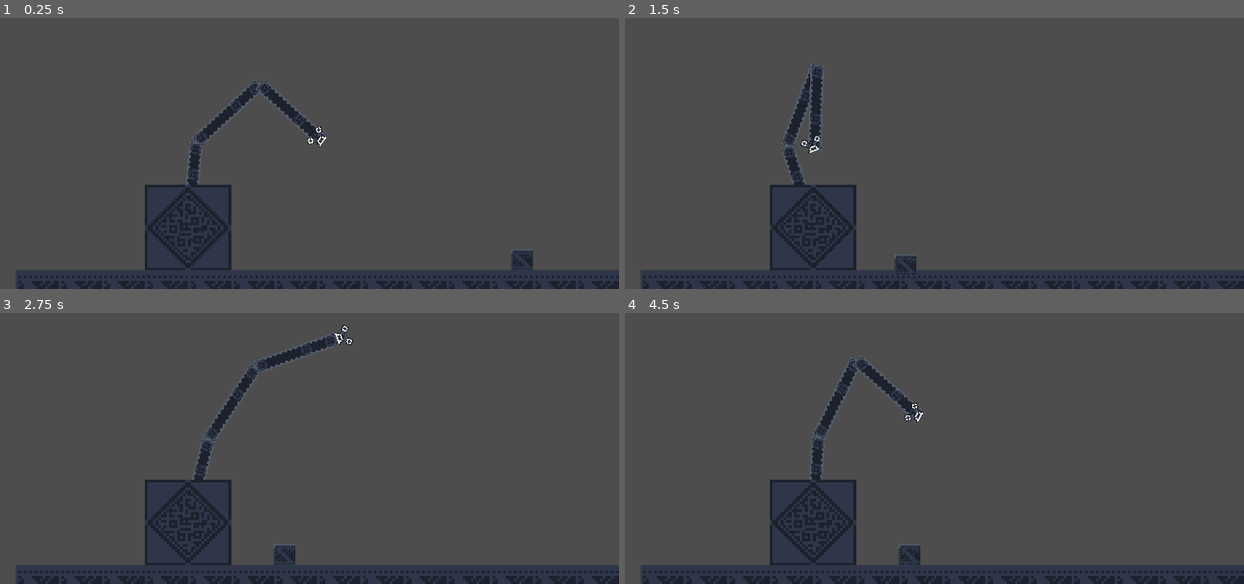
Above: before the commit, frames 1-4 (two rows, left to right).
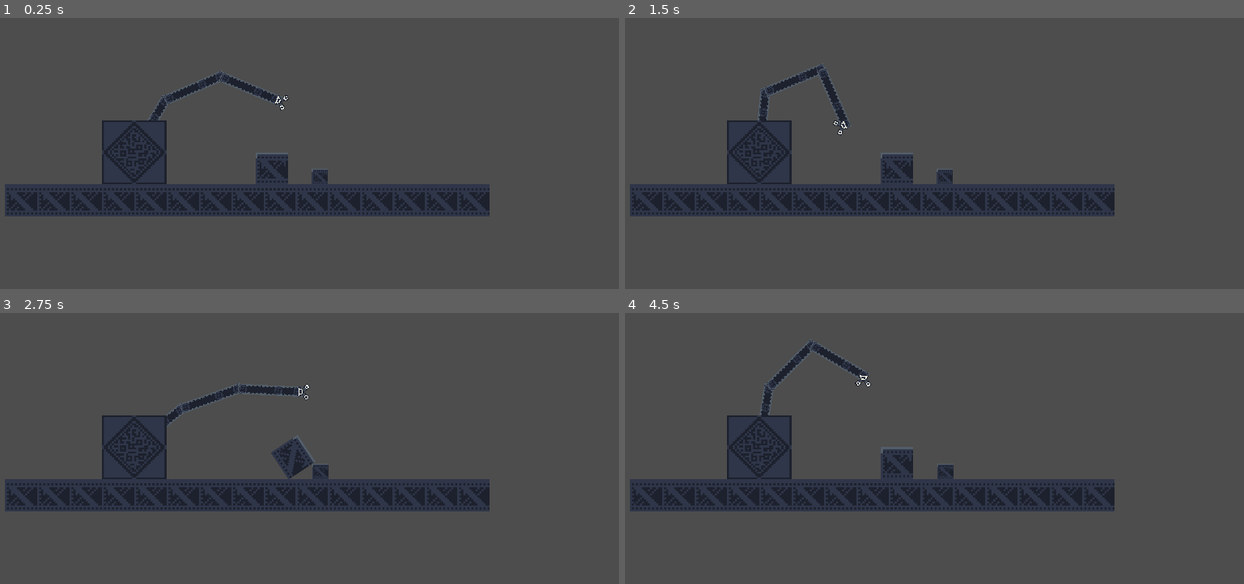
Above: after the commit, the same moments.

Repository: Katsutoshii/graftedgear
Game: Godot game, scene res://test.tscn
The game is run twice, just before and just after one commit, with the same random seed, the same clock (stepped at 60 frames per second) and the same inputs.
Inputs (mouse positions are in pixels of both pictures, inside the frame that each line leads up to):
- Up to frame 1 (0.25 s): no input
- Up to frame 2 (1.5 s): drag from (1144, 259) to (915, 126) at 0.52 s; drag from (792, 126) to (891, 180) at 1.27 s
- Up to frame 3 (2.75 s): move the mouse to (359, 323) at 2.02 s; click (359, 323) at 2.1 s
- Up to frame 4 (4.5 s): drag from (891, 475) to (724, 348) at 2.77 s; move the mouse to (1114, 456) at 3.52 s; click (1114, 456) at 3.6 s; drag from (724, 348) to (1070, 462) at 4.27 s

The runs differ from the first frame. In frame 1, 23% of the frame differs, in the area x 0-100%, y 19-100%; in frame 2, 23%; in frame 3, 24%, in the area x 0-100%, y 4-100%; in frame 4, 24%.

Commit message:
Physics tuning

Diff:
--- /dev/null
+++ b/common/groups.gd
@@ -0,0 +1,5 @@
+class_name Groups
+
+const Claw = "Claw"
+const Draggable = "Draggable"
+const Ground = "Ground"
--- a/items/draggable.gd
+++ b/items/draggable.gd
@@ -1,7 +1,6 @@
+class_name Draggable
 extends RigidBody2D
 
-# Whether the item is selected or not.
-var selected: bool = false
 # How quicky to follow to pointer.
 @export var follow_speed: float = 2500.
 # Maximum distance used for scaling.
@@ -10,47 +9,35 @@
 @export var drag: float = 10.
 # The starting gravity scale.
 var initial_gravity_scale: float = gravity_scale
+@export var claw: Node2D = null
 
 
-func on_select():
-	selected = true
-	print("on_select")
-	set_gravity_scale(0)
+func set_claw(new_claw: Claw):
+	self.claw = new_claw
+	self.claw.mass += self.mass
+	self.set_gravity_scale(0)
+	self.lock_rotation = true
 
 
-func on_deselect():
-	selected = false
-	print("on_deselect")
-	set_gravity_scale(initial_gravity_scale)
+func release_claw():
+	if self.claw != null:
+		self.claw.mass -= self.mass
+		self.claw = null
+
+	self.set_gravity_scale(initial_gravity_scale)
+	self.lock_rotation = false
 
 
 # Called when the node enters the scene tree for the first time.
 func _ready():
 	print("Ready!")
-	pass  # Replace with function body.
 
 
 # Called every frame. 'delta' is the elapsed time since the previous frame.
-func _physics_process(delta):
-	if selected:
-		var direction: Vector2 = get_global_mouse_position() - global_position
-		var magnitude: float = clamp(direction.length_squared(), 0, max_squared_distance)
-		apply_central_force(delta * follow_speed * (direction.normalized() * magnitude))
-		apply_central_force(-drag * linear_velocity)
-
-
-func _input(event):
-	if selected and event is InputEventMouseButton and event.button_index == MOUSE_BUTTON_LEFT:
-		on_deselect()
-
-func _on_input_event(_viewport, _event, _shape_idx):
-	if not selected and Input.is_action_just_pressed("click"):
-		on_select()
-
-
-func _on_body_entered(body: Node):
-	print("_on_body_entered: ", body.name)
-
-
-func _on_body_exited(body: Node):
-	print("_on_body_exited: ", body.name)
+func _physics_process(_delta):
+	if self.claw != null:
+		# var direction: Vector2 = claw.global_position - global_position
+		# var magnitude: float = clamp(direction.length_squared(), 0, max_squared_distance)
+		# self.apply_central_force(delta * follow_speed * (direction.normalized() * magnitude))
+		# self.apply_central_force(-drag * linear_velocity)
+		self.linear_velocity = self.claw.linear_velocity
--- a/items/draggable.tscn
+++ b/items/draggable.tscn
@@ -10,17 +10,18 @@
 atlas = ExtResource("2_wh28p")
 region = Rect2(192, 0, 16, 16)
 
-[node name="Draggable" type="RigidBody2D"]
+[node name="Draggable" type="RigidBody2D" groups=["Draggable"]]
 texture_filter = 1
+collision_layer = 2
+collision_mask = 7
 input_pickable = true
 script = ExtResource("1_0x7b6")
+follow_speed = 3000.0
+max_squared_distance = 1000.0
+drag = 20.0
 
 [node name="CollisionShape2D" type="CollisionShape2D" parent="."]
 shape = SubResource("RectangleShape2D_1rcp5")
 
 [node name="Sprite2D" type="Sprite2D" parent="."]
 texture = SubResource("AtlasTexture_qowbe")
-
-[connection signal="body_entered" from="." to="." method="_on_body_entered"]
-[connection signal="body_exited" from="." to="." method="_on_body_exited"]
-[connection signal="input_event" from="." to="." method="_on_input_event"]
--- /dev/null
+++ b/player/arm.gd
@@ -0,0 +1,10 @@
+extends Node2D
+
+class_name Arm
+
+@export var base: RigidBody2D
+
+
+# Called when the node enters the scene tree for the first time.
+func _ready():
+	pass  # Replace with function body.
--- a/player/arm.tscn
+++ b/player/arm.tscn
@@ -1,10 +1,9 @@
 [gd_scene load_steps=8 format=3 uid="uid://dinsln64y6yu0"]
 
+[ext_resource type="Script" path="res://player/arm.gd" id="1_0qxui"]
 [ext_resource type="Texture2D" uid="uid://b13u7fifnct77" path="res://terrain/industrial.v2.png" id="1_iogs4"]
 [ext_resource type="PackedScene" uid="uid://cnqmv5c8ln7kl" path="res://player/claw.tscn" id="2_3qhue"]
-[ext_resource type="Script" path="res://player/follow_pointer.gd" id="2_dbjun"]
-
-[sub_resource type="CircleShape2D" id="CircleShape2D_bhipe"]
+[ext_resource type="PackedScene" uid="uid://dus6ipyxedstm" path="res://player/pointer.tscn" id="2_bjx3m"]
 
 [sub_resource type="SkeletonModification2DFABRIK" id="SkeletonModification2DFABRIK_gmbdw"]
 target_nodepath = NodePath("../Claw")
@@ -35,23 +34,20 @@
 [node name="Arm" type="Node2D"]
 texture_filter = 1
 texture_repeat = 2
-scale = Vector2(2, 2)
+script = ExtResource("1_0qxui")
 
-[node name="Claw" parent="." node_paths=PackedStringArray("target") instance=ExtResource("2_3qhue")]
+[node name="Claw" parent="." node_paths=PackedStringArray("arm", "target") instance=ExtResource("2_3qhue")]
 position = Vector2(192, 0)
+arm = NodePath("..")
+drag_speed = 3000.0
+max_squared_distance = 300.0
 target = NodePath("../Pointer")
 
-[node name="Pointer" type="Node2D" parent="." node_paths=PackedStringArray("origin")]
-position = Vector2(196, -12)
-script = ExtResource("2_dbjun")
+[node name="Pointer" parent="." node_paths=PackedStringArray("origin") instance=ExtResource("2_bjx3m")]
+position = Vector2(192, 0)
+follow_speed = 20.0
 origin = NodePath("..")
-
-[node name="Area2D" type="Area2D" parent="Pointer"]
-
-[node name="CollisionShape2D" type="CollisionShape2D" parent="Pointer/Area2D"]
-position = Vector2(-4, 12)
-shape = SubResource("CircleShape2D_bhipe")
-debug_color = Color(0, 0.627451, 0.501961, 0.419608)
+radius = 192.0
 
 [node name="Skeleton2D" type="Skeleton2D" parent="."]
 modification_stack = SubResource("SkeletonModificationStack2D_2phuq")
@@ -59,33 +55,30 @@
 [node name="Joint0" type="Bone2D" parent="Skeleton2D"]
 rest = Transform2D(1, 0, 0, 1, 0, 0)
 auto_calculate_length_and_angle = false
-length = 64.0
+length = 60.0
 bone_angle = 0.0
-metadata/_local_pose_override_enabled_ = true
 
 [node name="Sprite2D" type="Sprite2D" parent="Skeleton2D/Joint0"]
 position = Vector2(32, 0)
 texture = SubResource("AtlasTexture_8uqyf")
 
 [node name="Joint1" type="Bone2D" parent="Skeleton2D/Joint0"]
-position = Vector2(64, 0)
+position = Vector2(60, 0)
 rest = Transform2D(1, 0, 0, 1, 64, 0)
 auto_calculate_length_and_angle = false
-length = 64.0
+length = 60.0
 bone_angle = 0.0
-metadata/_local_pose_override_enabled_ = true
 
 [node name="Sprite2D" type="Sprite2D" parent="Skeleton2D/Joint0/Joint1"]
 position = Vector2(32, 0)
 texture = SubResource("AtlasTexture_8uqyf")
 
 [node name="Joint2" type="Bone2D" parent="Skeleton2D/Joint0/Joint1"]
-position = Vector2(64, 0)
+position = Vector2(60, 0)
 rest = Transform2D(1, 0, 0, 1, 64, 0)
 auto_calculate_length_and_angle = false
-length = 64.0
+length = 60.0
 bone_angle = 0.0
-metadata/_local_pose_override_enabled_ = true
 
 [node name="Sprite2D" type="Sprite2D" parent="Skeleton2D/Joint0/Joint1/Joint2"]
 position = Vector2(32, 0)
@@ -97,7 +90,6 @@
 auto_calculate_length_and_angle = false
 length = 16.0
 bone_angle = 0.0
-metadata/_local_pose_override_enabled_ = true
 
 [node name="Top" type="Sprite2D" parent="Skeleton2D/Joint0/Joint1/Joint2/Claw"]
 position = Vector2(8.00002, 0)
--- a/player/claw.gd
+++ b/player/claw.gd
@@ -1,54 +1,81 @@
+class_name Claw
 extends RigidBody2D
 
-var is_open: bool = true
-var original_collider_color: Color
+@export var is_open: bool = true
+@export var arm: Arm = null
+@export var draggable: Draggable = null
+@export var original_collider_color: Color
 
 # How quicky to follow to pointer.
 @export var follow_speed: float = 2500.
+@export var drag_speed: float = 1000.
 # Maximum distance used for scaling.
 @export var max_squared_distance: float = 100.
 # Amount of drag to apply to the object.
 @export var drag: float = 10.
 @export var target: Node2D
-const RADIUS_SQUARED = (64 * 3 + 16) ^ 2
+@export var pulling: bool
+@export var max_pulling_y_force: float = 800
+@export var min_pulling_y_force: float = 200
+
+
+# Called when the node enters the scene tree for the first time.
+func _ready():
+	self.original_collider_color = $CollisionShape2D.debug_color
 
 
 func on_close():
 	print("close")
-	is_open = false
+	self.is_open = false
 	$CollisionShape2D.debug_color = Color(1, 0, 0, 0.5)
+	if self.draggable != null:
+		self.draggable.set_claw(self)
 
 
 func on_open():
 	print("open")
-	is_open = true
+	self.is_open = true
 	$CollisionShape2D.debug_color = original_collider_color
-
-
-# Called when the node enters the scene tree for the first time.
-func _ready():
-	original_collider_color = $CollisionShape2D.debug_color
+	if self.draggable != null:
+		self.draggable.release_claw()
 
 
 func _physics_process(delta):
-	var direction: Vector2 = target.global_position - global_position
-	var magnitude: float = clamp(direction.length_squared(), 0, max_squared_distance)
-	apply_central_force(delta * follow_speed * (direction.normalized() * magnitude))
-	apply_central_force(-drag * linear_velocity)
+	var direction: Vector2 = target.global_position - self.global_position
+	var magnitude: float = clamp(direction.length_squared(), 0, self.max_squared_distance)
+	if self.pulling and !self.is_open:
+		# direction.y = clamp(direction.y, -800 * delta, -200 * delta)
+		self.arm.base.apply_central_force(
+			delta * drag_speed * magnitude * (-direction.normalized() + 0.3 * Vector2.UP)
+		)
+		self.arm.base.apply_central_force(-drag * linear_velocity)
+	else:
+		self.apply_central_force(delta * follow_speed * (direction.normalized() * magnitude))
+		self.apply_central_force(-drag * linear_velocity)
 
 
 func _input(event: InputEvent):
 	if event is InputEventMouseButton and event.button_index == MOUSE_BUTTON_LEFT:
-		if is_open:
-			on_close()
+		if self.is_open:
+			self.on_close()
 		else:
-			on_open()
+			self.on_open()
 
 
 func _on_area_2d_body_entered(body: Node2D):
-	print("Body entered: ", body.name)
-	# _body.get_parent()
+	print("_on_area_2d_body_entered: ", body.name)
+	if !self.is_open:
+		return
+	if body.is_in_group(Groups.Draggable):
+		self.draggable = body as Draggable
+	elif body.is_in_group(Groups.Ground):
+		self.pulling = true
 
 
-func _on_area_2d_body_exited(_body: Node2D):
-	pass
+func _on_area_2d_body_exited(body: Node2D):
+	print("_on_area_2d_body_exited: ", body.name)
+	if body.is_in_group(Groups.Draggable) and self.draggable != null:
+		self.draggable.release_claw()
+		self.draggable = null
+	elif body.is_in_group(Groups.Ground):
+		self.pulling = false
--- a/player/claw.tscn
+++ b/player/claw.tscn
@@ -1,14 +1,33 @@
-[gd_scene load_steps=3 format=3 uid="uid://cnqmv5c8ln7kl"]
+[gd_scene load_steps=4 format=3 uid="uid://cnqmv5c8ln7kl"]
 
 [ext_resource type="Script" path="res://player/claw.gd" id="1_wth8g"]
 
-[sub_resource type="CircleShape2D" id="CircleShape2D_bynwu"]
+[sub_resource type="RectangleShape2D" id="RectangleShape2D_7ch3n"]
+size = Vector2(10, 10)
 
-[node name="Claw" type="RigidBody2D"]
+[sub_resource type="CircleShape2D" id="CircleShape2D_44rtd"]
+
+[node name="Claw" type="RigidBody2D" groups=["Claw"]]
+collision_layer = 4
+collision_mask = 3
+gravity_scale = 0.5
+lock_rotation = true
 script = ExtResource("1_wth8g")
 follow_speed = 2000.0
 max_squared_distance = 500.0
 drag = 20.0
 
 [node name="CollisionShape2D" type="CollisionShape2D" parent="."]
-shape = SubResource("CircleShape2D_bynwu")
+shape = SubResource("RectangleShape2D_7ch3n")
+
+[node name="Area2D" type="Area2D" parent="."]
+collision_layer = 4
+collision_mask = 3
+
+[node name="CollisionShape2D" type="CollisionShape2D" parent="Area2D"]
+scale = Vector2(1.2, 1.2)
+shape = SubResource("CircleShape2D_44rtd")
+debug_color = Color(0, 0.568627, 0.858824, 0.419608)
+
+[connection signal="body_entered" from="Area2D" to="." method="_on_area_2d_body_entered"]
+[connection signal="body_exited" from="Area2D" to="." method="_on_area_2d_body_exited"]
--- a/player/follow_pointer.gd
+++ b/player/follow_pointer.gd
@@ -1,16 +1,11 @@
-extends Node2D
+extends Area2D
 
 # How quicky to follow to pointer.
 @export var follow_speed: float = 10.
 
 @export var origin: Node2D
-@export var radius: float = 64 * 3 + 16
+@export var radius: float = 60 * 3 + 16
 var radius_squared: float = radius * radius
-
-
-# Called when the node enters the scene tree for the first time.
-func _ready():
-	pass  # Replace with function body.
 
 
 # Called every frame. 'delta' is the elapsed time since the previous frame.
--- a/player/player.tscn
+++ b/player/player.tscn
@@ -12,16 +12,14 @@
 [sub_resource type="RectangleShape2D" id="RectangleShape2D_rnb17"]
 size = Vector2(64, 64)
 
-[node name="RigidBody2D" type="RigidBody2D"]
+[node name="Player" type="RigidBody2D"]
 texture_filter = 1
 texture_repeat = 2
-mass = 10.0
+mass = 2.0
 physics_material_override = SubResource("PhysicsMaterial_o7tb4")
 
-[node name="Arm" parent="." instance=ExtResource("1_ys2gy")]
-scale = Vector2(1, 1)
-
-[node name="Player" type="Node2D" parent="."]
+[node name="Arm" parent="." node_paths=PackedStringArray("base") instance=ExtResource("1_ys2gy")]
+base = NodePath("..")
 
 [node name="Sprite2D" type="Sprite2D" parent="."]
 scale = Vector2(2, 2)
--- /dev/null
+++ b/player/pointer.tscn
@@ -0,0 +1,13 @@
+[gd_scene load_steps=3 format=3 uid="uid://dus6ipyxedstm"]
+
+[ext_resource type="Script" path="res://player/follow_pointer.gd" id="1_5ec47"]
+
+[sub_resource type="CircleShape2D" id="CircleShape2D_bhipe"]
+
+[node name="Area2D" type="Area2D"]
+script = ExtResource("1_5ec47")
+radius = 180.0
+
+[node name="CollisionShape2D" type="CollisionShape2D" parent="."]
+shape = SubResource("CircleShape2D_bhipe")
+debug_color = Color(0, 0.627451, 0.501961, 0.419608)
--- a/project.godot
+++ b/project.godot
@@ -19,7 +19,7 @@
 
 window/size/viewport_width=1920
 window/size/viewport_height=1080
-window/stretch/scale=4.0
+window/stretch/scale=3.0
 
 [input]
 
--- a/test.tscn
+++ b/test.tscn
@@ -7,10 +7,10 @@
 [node name="test" type="Node2D"]
 
 [node name="Player" parent="." instance=ExtResource("1_kfocn")]
-position = Vector2(160, 200)
-mass = 20.0
+position = Vector2(160, 224)
+mass = 15.0
 
-[node name="TileMap" type="TileMap" parent="."]
+[node name="TileMap" type="TileMap" parent="." groups=["Ground"]]
 texture_filter = 1
 scale = Vector2(2, 2)
 tile_set = ExtResource("2_ocowo")
@@ -18,7 +18,21 @@
 layer_0/tile_data = PackedInt32Array(524289, 1245185, 0, 524290, 1245185, 0, 524291, 1245185, 0, 524292, 1245185, 0, 52 …(217 unchanged characters)…
 
 [node name="Draggable" parent="." instance=ExtResource("3_30jli")]
-position = Vector2(408, 232)
+position = Vector2(344, 248)
+mass = 5.0
+follow_speed = 5000.0
+max_squared_distance = 500.0
+
+[node name="HeavyDraggable" parent="." instance=ExtResource("3_30jli")]
+position = Vector2(296, 240)
 mass = 10.0
-max_squared_distance = 1000.0
-drag = 150.0
+follow_speed = 5000.0
+max_squared_distance = 500.0
+
+[node name="CollisionShape2D" parent="HeavyDraggable" index="0"]
+scale = Vector2(2, 2)
+
+[node name="Sprite2D" parent="HeavyDraggable" index="1"]
+scale = Vector2(2, 2)
+
+[editable path="HeavyDraggable"]
Renamed: common/constants.gd -> common/input_actions.gd
